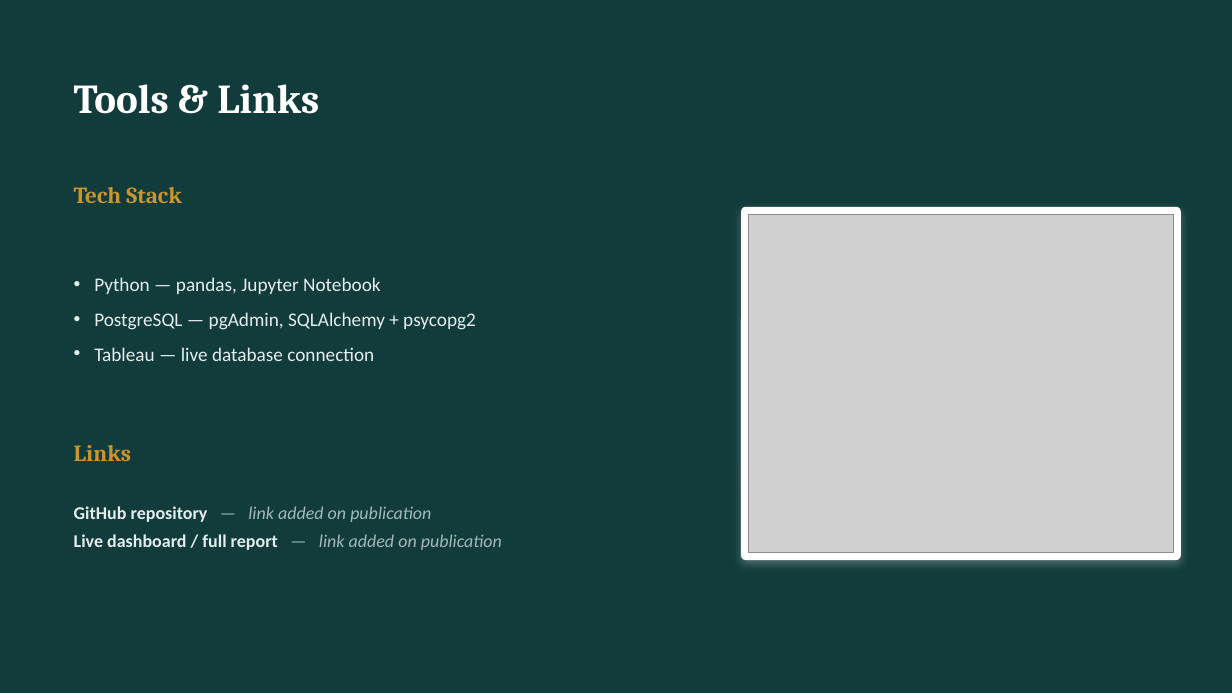
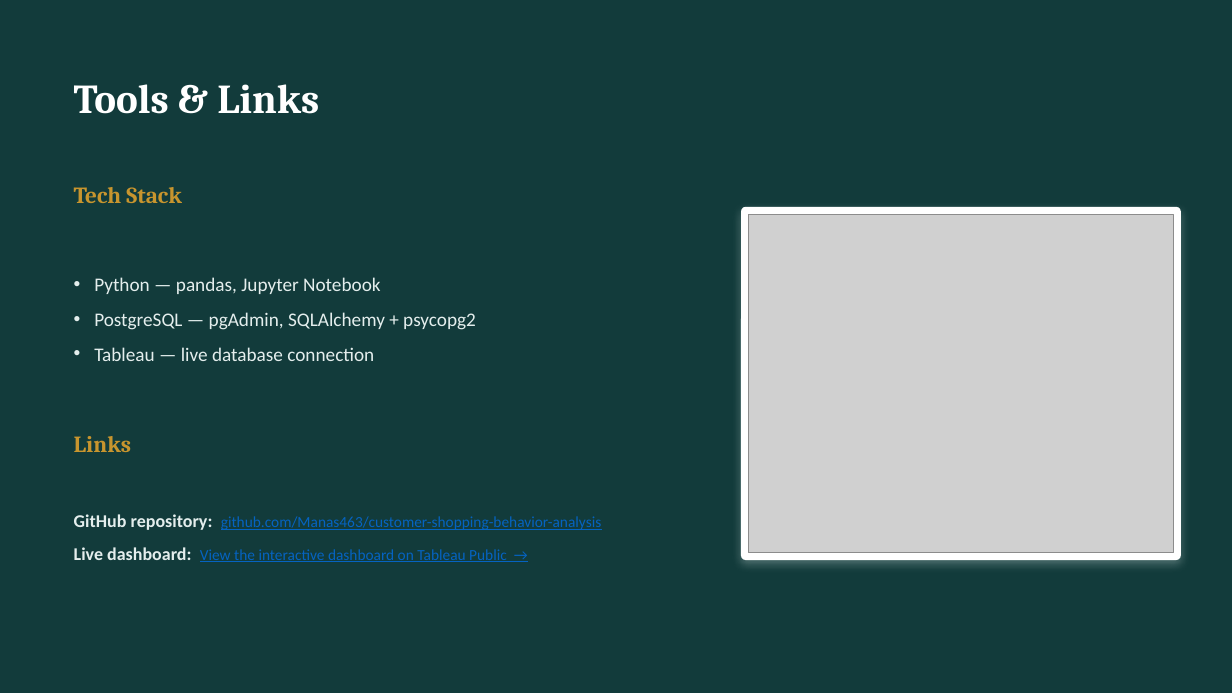
Before and after one commit to Manas463/customer-shopping-behavior-analysis, a slide deck: slide 10 of presentation/Customer_Shopping_Behavior_Presentation.pptx. Drawn at 1232x693 pixels with LibreOffice and Linux fonts; fonts in the diff are those of the drawing; grey boxes stand for pictures. Boxes give left, top, right and bottom in pixels: in the first picture for what was removed or moved away, otherwise in the second. Text is boxed around its words. In the diff, an @@ line names an element or a change of style, - is before the commit and + after.

```diff
--- a/presentation/Customer_Shopping_Behavior_Presentation.pptx
+++ b/presentation/Customer_Shopping_Behavior_Presentation.pptx
@@ text "Links": place and size @@
-text "Links" at [74, 445, 131, 461]
+text "Links" at [74, 436, 131, 452]
@@ text at [74, 514, 602, 562]: text changed; size 14 to 12 pt; text colour #9FBAB9 to #0563C1; italic off @@
-GitHub repository — link added on publication
-Live dashboard / full report — link added on publication
+GitHub repository: github.com/Manas463/customer-shopping-behavior-analysis
+Live dashboard: View the interactive dashboard on Tableau Public →
```
Also in this commit, not shown: 4 other files.
